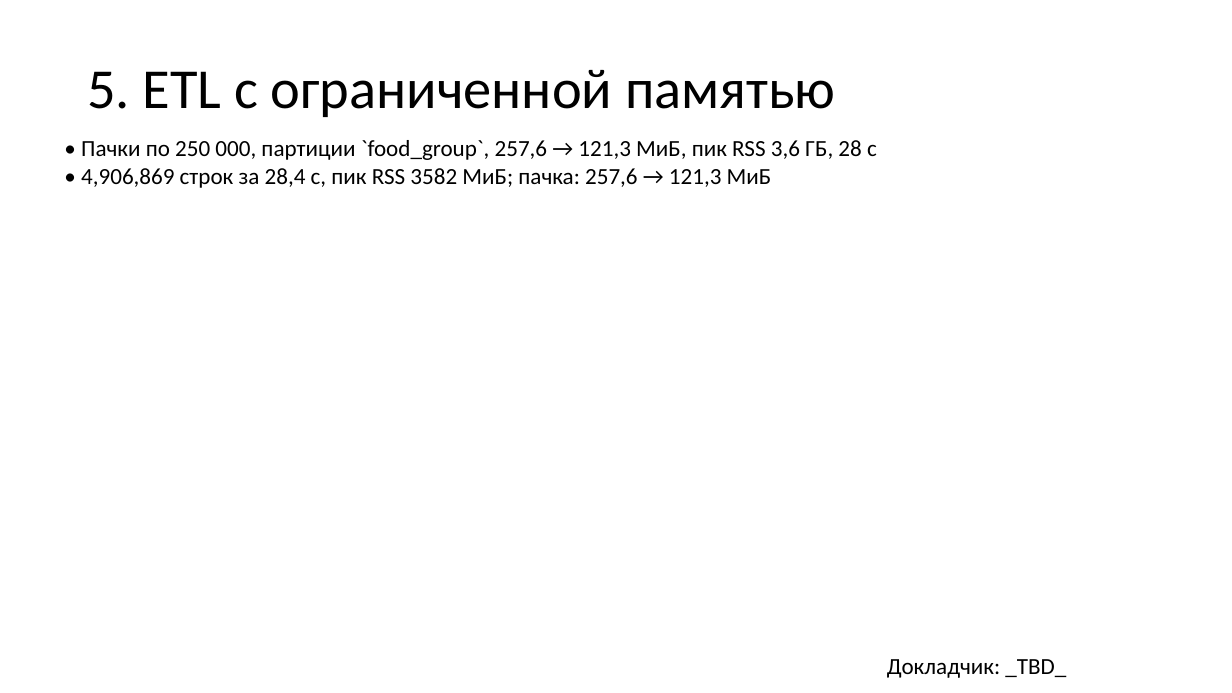
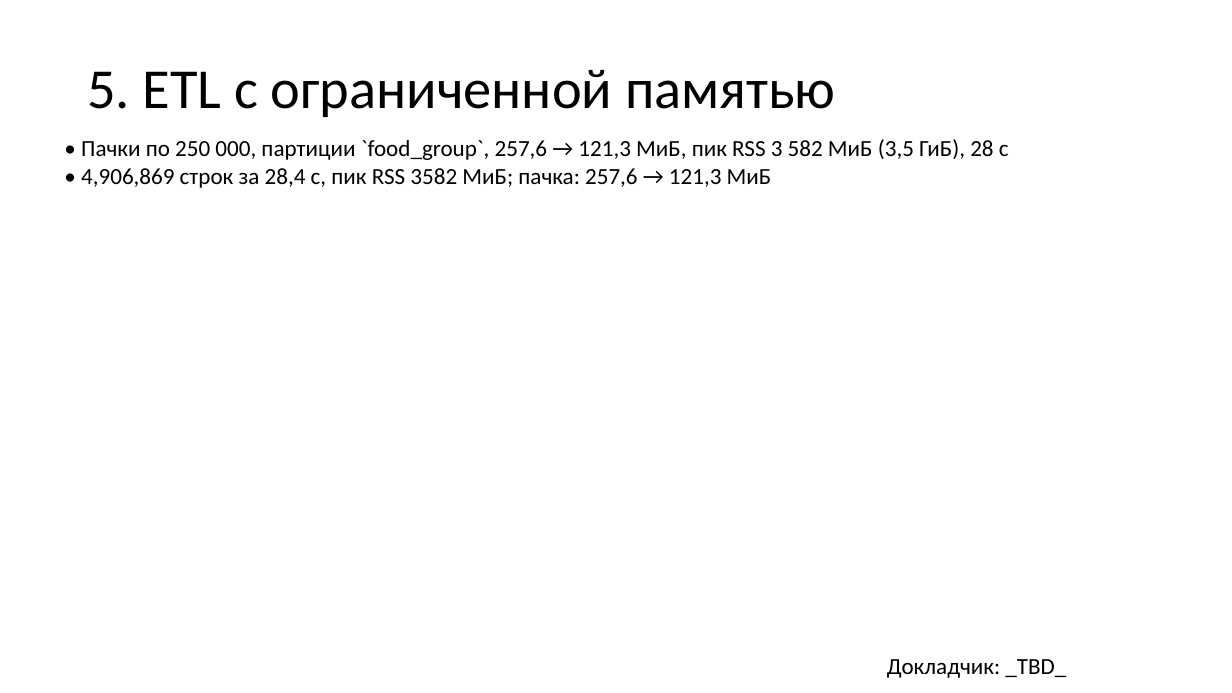
Before and after one commit to complagaet/openfoodfacts-nutrition-analytics, a slide deck: slide 5 of docs/slides.pptx. Drawn at 1232x693 pixels with LibreOffice and Linux fonts; fonts in the diff are those of the drawing. Boxes give left, top, right and bottom in pixels: in the first picture for what was removed or moved away, otherwise in the second. Text is boxed around its words. In the diff, an @@ line names an element or a change of style, - is before the commit and + after.

```diff
--- a/docs/slides.pptx
+++ b/docs/slides.pptx
@@ text at bbox=[81, 139, 1009, 160]: text changed @@
-• Пачки по 250 000, партиции `food_group`, 257,6 → 121,3 МиБ, пик RSS 3,6 ГБ, 28 с
+• Пачки по 250 000, партиции `food_group`, 257,6 → 121,3 МиБ, пик RSS 3 582 МиБ (3,5 ГиБ), 28 с
```
Also in this commit, not shown: 1 other slide changed.
